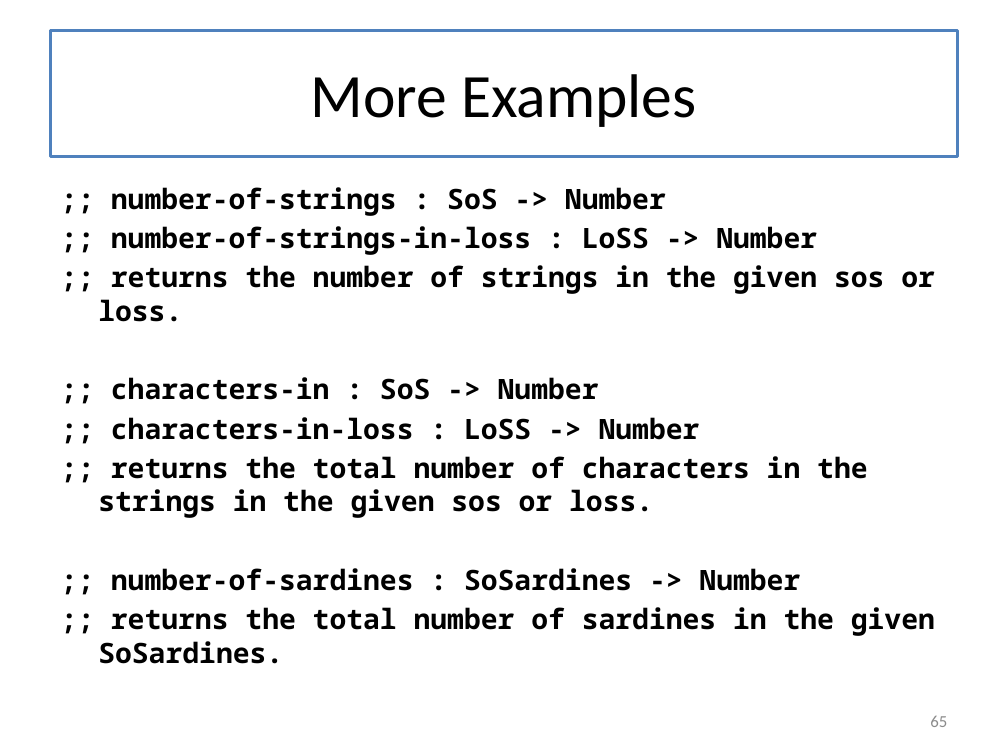
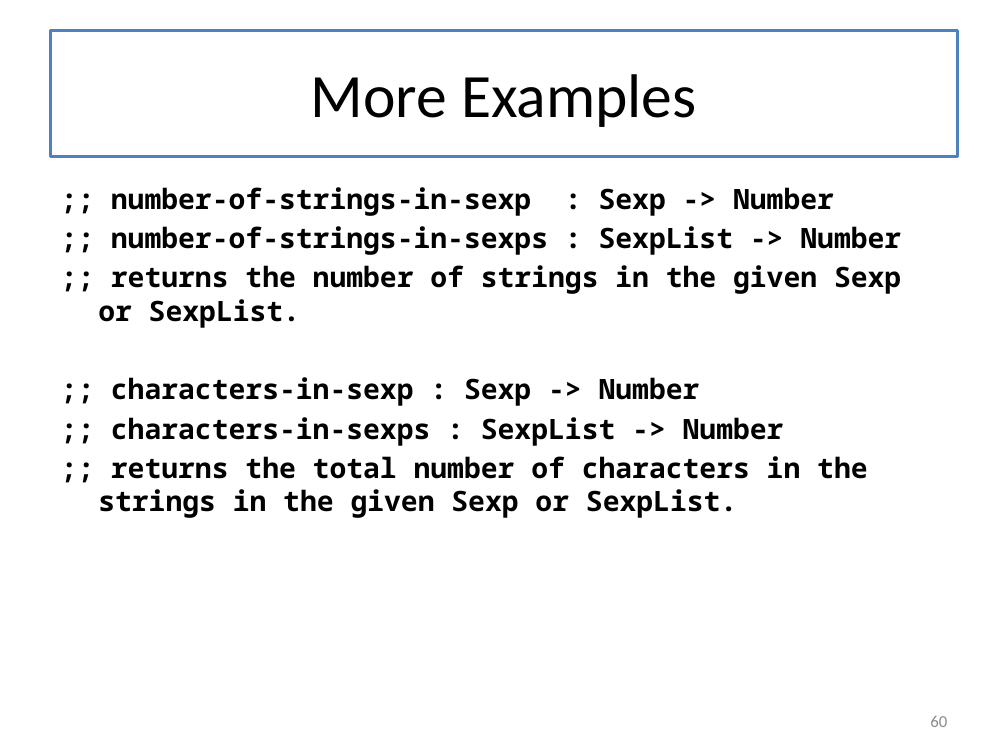
Before and after one commit to mwand/cs5010f17, a slide deck: slide 60 of Slides/Lesson 5.X Trees and Graphs - Combined Slides.pptx (slide 65 before the commit). Drawn at 1008x756 pixels with LibreOffice and Linux fonts; fonts in the diff are those of the drawing. Boxes give left, top, right and bottom in pixels: in the first picture for what was removed or moved away, otherwise in the second. Text is boxed around its words. In the diff, an @@ line names an element or a change of style, - is before the commit and + after.

```diff
--- a/Slides/Lesson 5.X Trees and Graphs - Combined Slides.pptx
+++ b/Slides/Lesson 5.X Trees and Graphs - Combined Slides.pptx
@@ text at (98, 187, 901, 518): text changed @@
-;; number-of-strings : SoS -> Number
-;; number-of-strings-in-loss : LoSS -> Number
-;; returns the number of strings in the given sos or loss.
-;; characters-in : SoS -> Number
-;; characters-in-loss : LoSS -> Number
-;; returns the total number of characters in the strings in the given sos or loss.
-;; number-of-sardines : SoSardines -> Number
-;; returns the total number of sardines in the given SoSardines.
+;; number-of-strings-in-sexp : Sexp -> Number
+;; number-of-strings-in-sexps : SexpList -> Number
+;; returns the number of strings in the given Sexp or SexpList.
+;; characters-in-sexp : Sexp -> Number
+;; characters-in-sexps : SexpList -> Number
+;; returns the total number of characters in the strings in the given Sexp or SexpList.
@@ page number at (930, 716, 947, 727): text changed @@
-65
+60
```
Also in this commit, not shown: 7 other slides changed, 6 other files.
